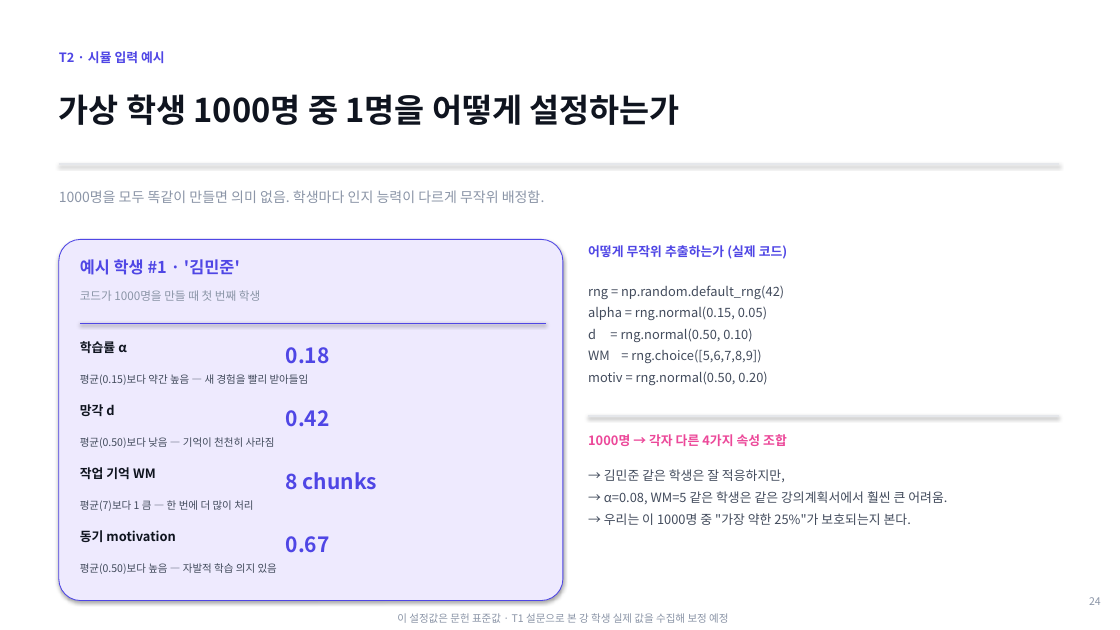
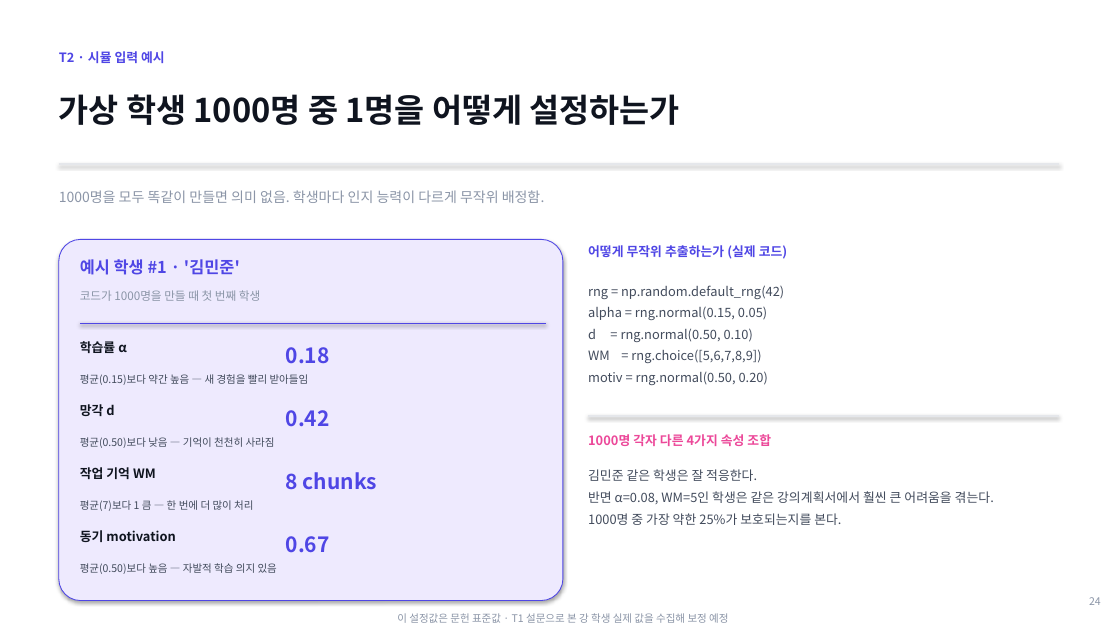
Before and after one commit to lshpy/imen315-syllabus-meta, a slide deck: slide 23 of team_project/kickoff_2026-05-11.pptx. Drawn at 1120x630 pixels with LibreOffice and Linux fonts; fonts in the diff are those of the drawing. Boxes give left, top, right and bottom in pixels: in the first picture for what was removed or moved away, otherwise in the second. Text is boxed around its words. In the diff, an @@ line names an element or a change of style, - is before the commit and + after.

```diff
--- a/team_project/kickoff_2026-05-11.pptx
+++ b/team_project/kickoff_2026-05-11.pptx
@@ text at (588, 434, 771, 446): text changed @@
-1000명 → 각자 다른 4가지 속성 조합
+1000명 각자 다른 4가지 속성 조합
@@ text at (588, 469, 994, 525): text changed @@
-→ 김민준 같은 학생은 잘 적응하지만,
-→ α=0.08, WM=5 같은 학생은 같은 강의계획서에서 훨씬 큰 어려움.
-→ 우리는 이 1000명 중 "가장 약한 25%"가 보호되는지 본다.
+김민준 같은 학생은 잘 적응한다.
+반면 α=0.08, WM=5인 학생은 같은 강의계획서에서 훨씬 큰 어려움을 겪는다.
+1000명 중 가장 약한 25%가 보호되는지를 본다.
```
Also in this commit, not shown: 9 other slides changed, 1 slide added, 1 slide removed, 1 other file.
